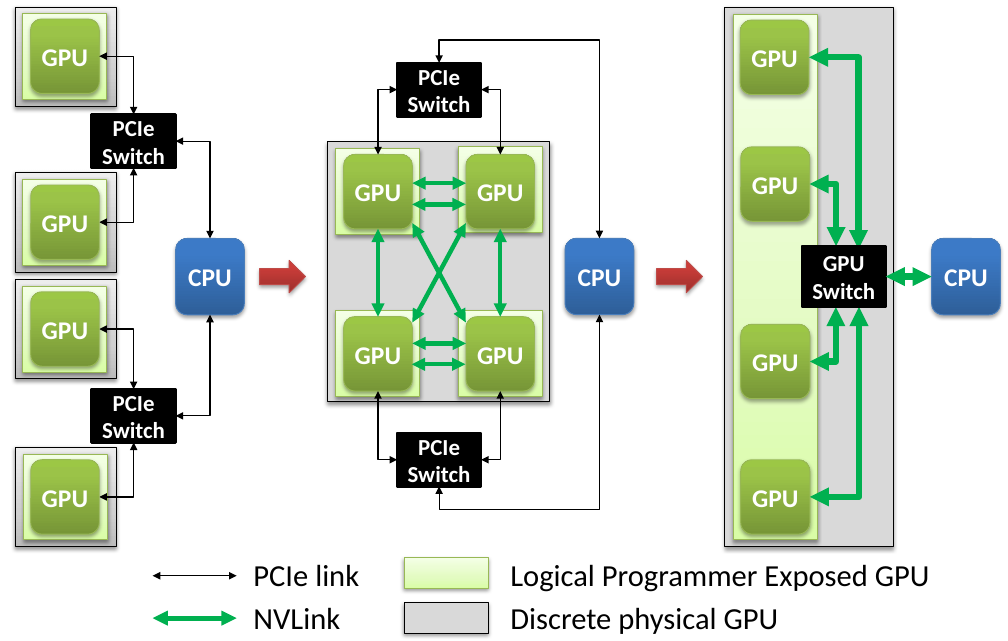
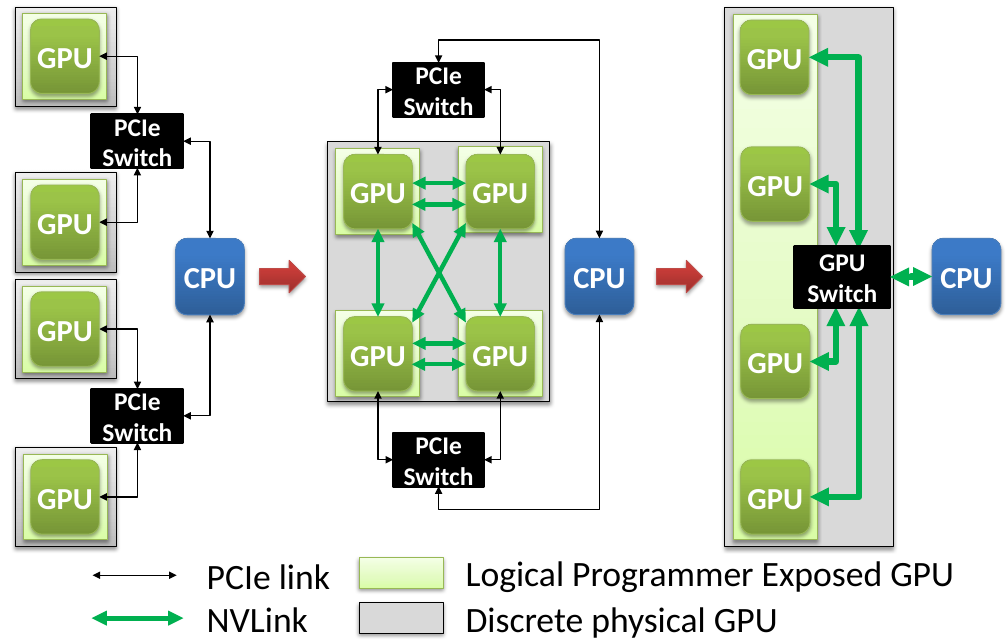
Before and after one commit to dnellans/2017-MICRO, a slide deck: slide 1 of figures/inter_gpu_connections.pptx. Drawn at 1008x641 pixels with LibreOffice and Linux fonts; fonts in the diff are those of the drawing. Boxes give left, top, right and bottom in pixels: in the first picture for what was removed or moved away, otherwise in the second. Text is boxed around its words. In the diff, an @@ line names an element or a change of style, - is before the commit and + after.

```diff
--- a/figures/inter_gpu_connections.pptx
+++ b/figures/inter_gpu_connections.pptx
@@ rectangle "PCIe Switch": place and size @@
-rectangle "PCIe Switch" at box(397, 63, 481, 116)
+rectangle "PCIe Switch" at box(393, 63, 484, 116)
@@ rectangle "PCIe Switch": place and size @@
-rectangle "PCIe Switch" at box(92, 115, 176, 168)
+rectangle "PCIe Switch" at box(92, 115, 183, 168)
@@ elbow double arrow moved from (378, 155) - (397, 90) to (378, 155) - (393, 90) @@
@@ elbow double arrow moved from (210, 238) - (176, 141) to (210, 238) - (183, 141) @@
@@ size 18 to 20 pt in 5 elements at box(393, 433, 484, 487), box(393, 63, 484, 116), box(92, 389, 183, 443), box(92, 115, 183, 168), box(794, 247, 890, 308) @@
@@ rectangle "GPU": place and size @@
-rectangle "GPU" at box(802, 247, 886, 308)
+rectangle "GPU" at box(794, 247, 890, 308)
@@ elbow double arrow moved from (886, 277) - (932, 277) to (890, 277) - (932, 277) @@
@@ elbow double arrow moved from (176, 416) - (210, 315) to (183, 416) - (210, 315) @@
@@ rectangle "PCIe Switch": place and size @@
-rectangle "PCIe Switch" at box(92, 389, 176, 443)
+rectangle "PCIe Switch" at box(92, 389, 183, 443)
@@ elbow double arrow moved from (397, 460) - (378, 391) to (393, 460) - (378, 391) @@
@@ 4 elbow double arrows: place and size @@
-4 elbow double arrows at box(99, 56, 134, 498)
+4 elbow double arrows at box(99, 56, 137, 498)
@@ rectangle "PCIe Switch": place and size @@
-rectangle "PCIe Switch" at box(397, 433, 481, 487)
+rectangle "PCIe Switch" at box(393, 433, 484, 487)
@@ size 20 to 24 pt in 15 elements at box(30, 19, 99, 93), box(176, 238, 245, 314), box(31, 185, 100, 259), box(31, 292, 100, 367), box(31, 460, 100, 534), box(344, 155, 412, 229), box(466, 155, 535, 229), box(344, 317, 412, 391), box(466, 317, 535, 391), box(565, 238, 634, 314), box(740, 20, 809, 94), box(932, 238, 1001, 314), box(740, 147, 809, 221), box(740, 324, 809, 399), box(740, 460, 809, 534) @@
@@ text "PCIe link": place and size @@
-text "PCIe link" at box(253, 564, 359, 587)
+text "PCIe link" at box(207, 564, 330, 590)
@@ rectangle: place and size @@
-rectangle at box(404, 558, 488, 588)
+rectangle at box(359, 558, 444, 588)
@@ text "Logical Programmer Exposed GPU": place and size @@
-text "Logical Programmer Exposed GPU" at box(510, 564, 930, 592)
+text "Logical Programmer Exposed GPU" at box(466, 561, 954, 592)
@@ double arrow moved from (153, 576) - (236, 576) to (93, 575) - (177, 575) @@
@@ size 24 to 28 pt in 4 elements at box(466, 561, 954, 592), box(466, 607, 778, 638), box(207, 564, 330, 590), box(207, 607, 308, 632) @@
@@ text "NVLink": place and size @@
-text "NVLink" at box(253, 607, 340, 629)
+text "NVLink" at box(207, 607, 308, 632)
@@ text "Discrete physical GPU": place and size @@
-text "Discrete physical GPU" at box(510, 607, 779, 634)
+text "Discrete physical GPU" at box(466, 607, 778, 638)
@@ double arrow moved from (153, 619) - (236, 619) to (92, 619) - (183, 619) @@
@@ rectangle: place and size @@
-rectangle at box(404, 603, 488, 633)
+rectangle at box(359, 603, 444, 633)
```
Also in this commit, not shown: 1 other file.
